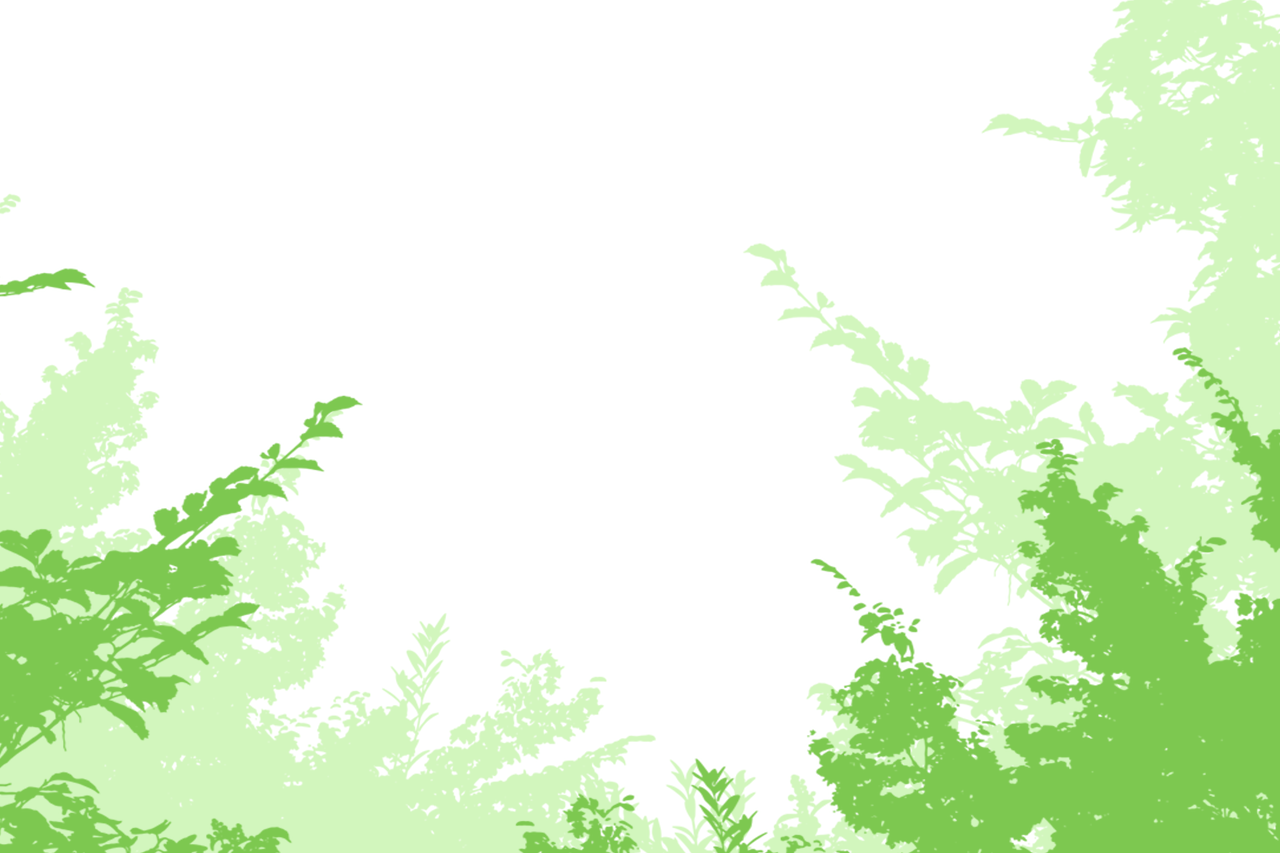
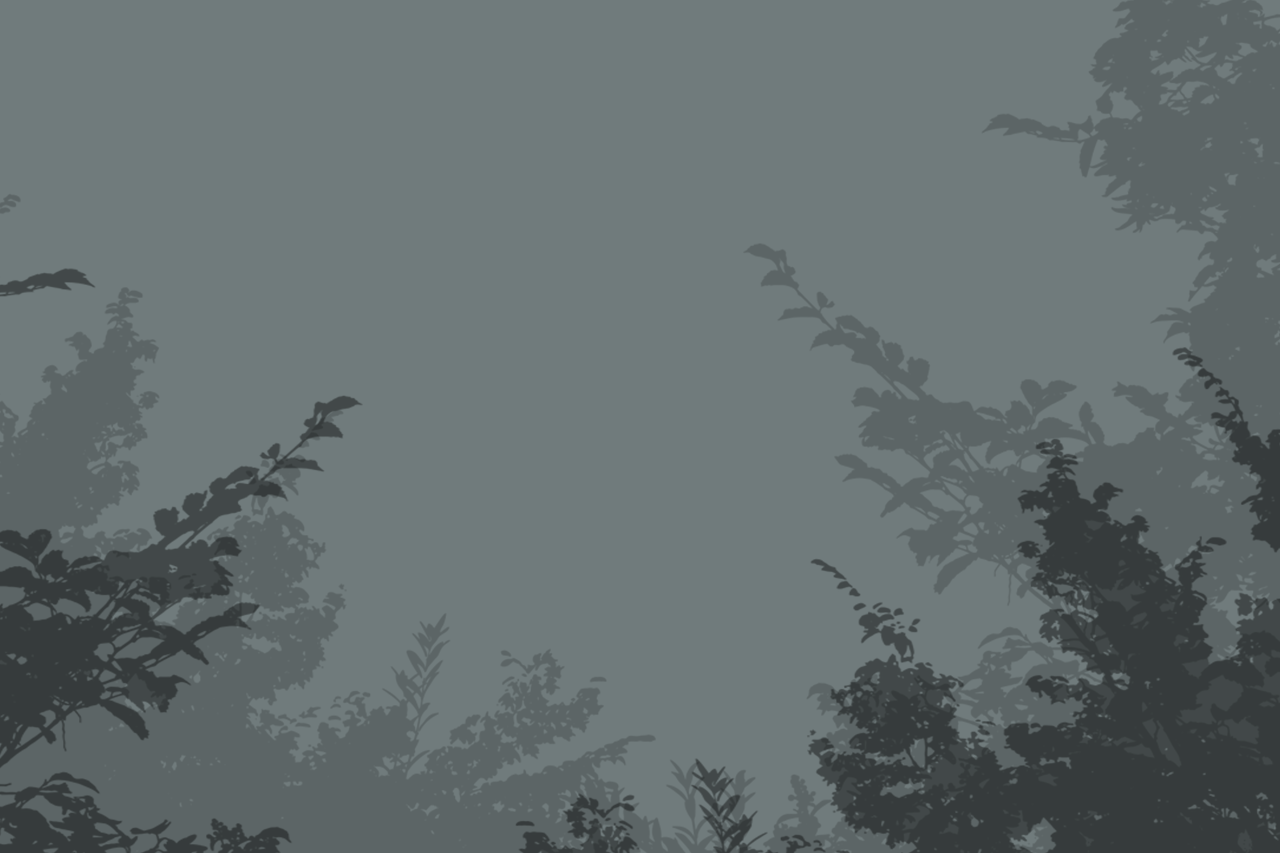
Two versions of the same layered image (1280px x 853px). Layer-by-layer changes:
"branches-1769746_1280 copia": opacity 100% → 41% over bbox(0, 265, 1280, 853)
"branches-1769746_1280": opacity 100% → 18% over bbox(0, 0, 1280, 853)
painted on "Rectángulo 1" over bbox(0, 0, 1280, 853)
